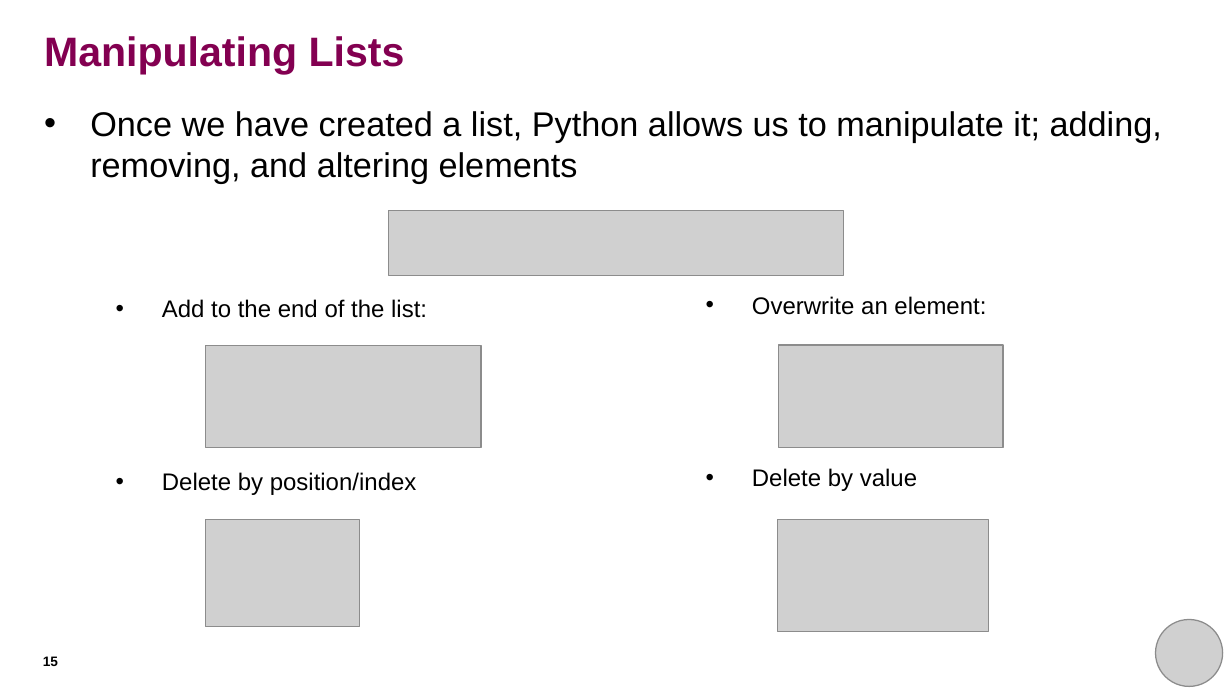
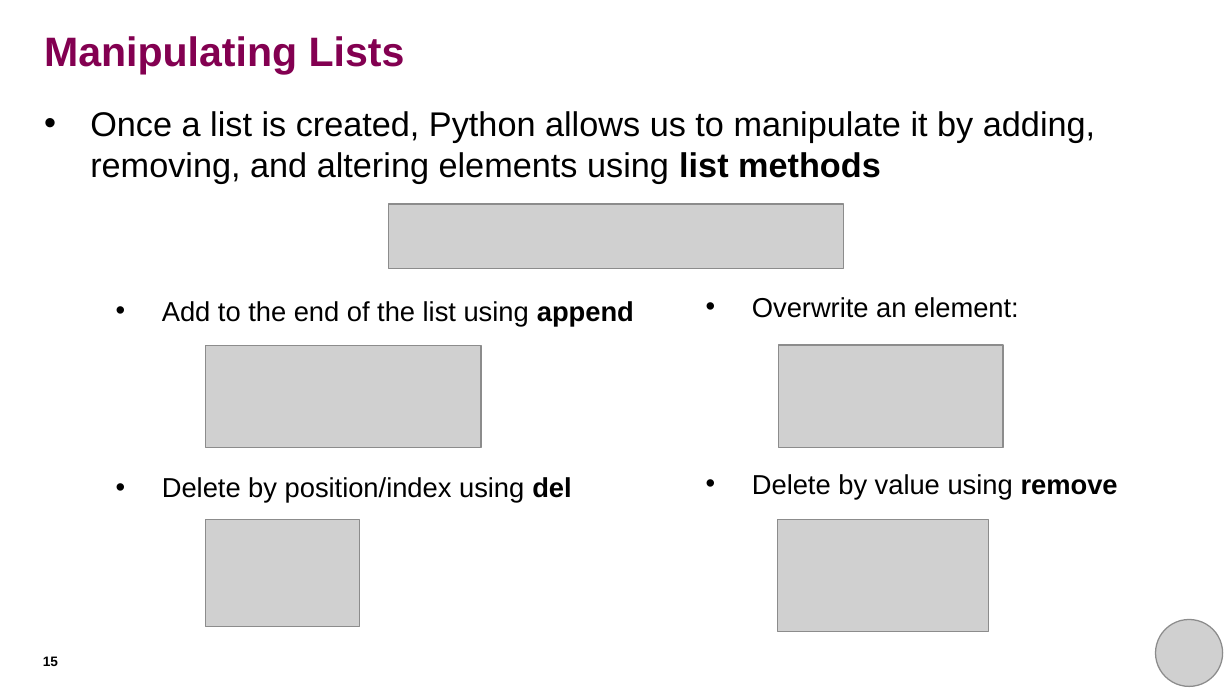
Before and after one commit to rkhetani/beginners-python, a slide deck: slide 15 of session_four/session_four_presentation.pptx. Drawn at 1232x693 pixels with LibreOffice and Linux fonts; fonts in the diff are those of the drawing; grey boxes stand for pictures. Boxes give left, top, right and bottom in pixels: in the first picture for what was removed or moved away, otherwise in the second. Text is boxed around its words. In the diff, an @@ line names an element or a change of style, - is before the commit and + after.

Commit message:
Updated session 4 slides
- updated text of most slides to make it more concise
- increased line spacing
- highlighted key concepts with bold characters
- highlighted puzzle slides with a different background

```diff
--- a/session_four/session_four_presentation.pptx
+++ b/session_four/session_four_presentation.pptx
@@ text at (90,111,1095,183): text changed @@
-• Once we have created a list, Python allows us to manipulate it; adding, removing, and altering elements
+• Once a list is created, Python allows us to manipulate it by adding, removing, and altering elements using list methods
@@ picture: place and size @@
-picture at (388,211,843,276)
+picture at (388,205,843,270)
@@ text at (752,297,1019,318): size 14 to 16 pt in "Overwrite an element:" @@
@@ text at (162,301,634,503): text changed; size 14 to 16 pt @@
-• Add to the end of the list:
-• Delete by position/index
+• Add to the end of the list using append
+• Delete by position/index using del
@@ text at (752,474,1118,499): text changed; size 14 to 16 pt @@
-• Delete by value
+• Delete by value using remove
```
Also in this commit, not shown: 18 other slides changed.
